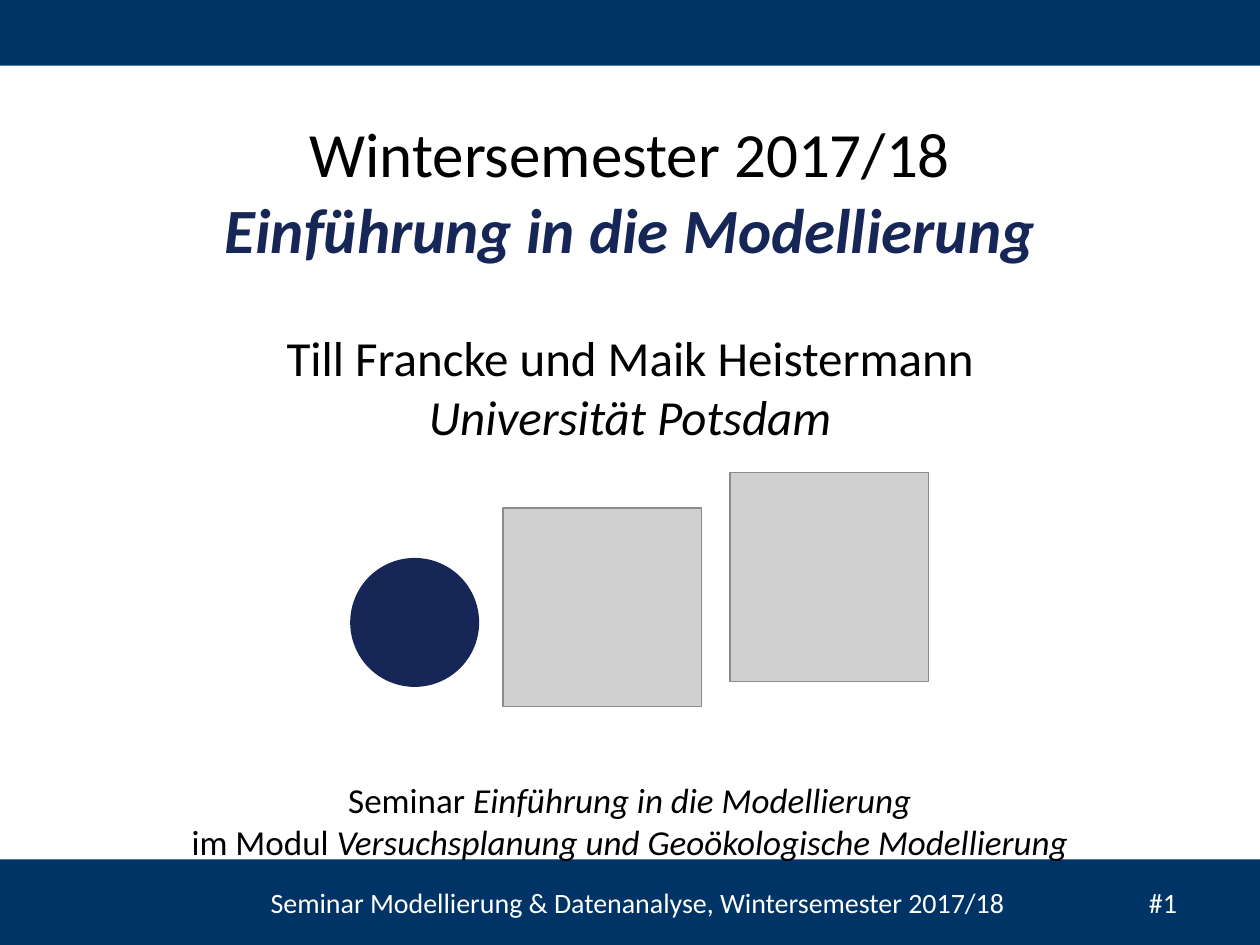
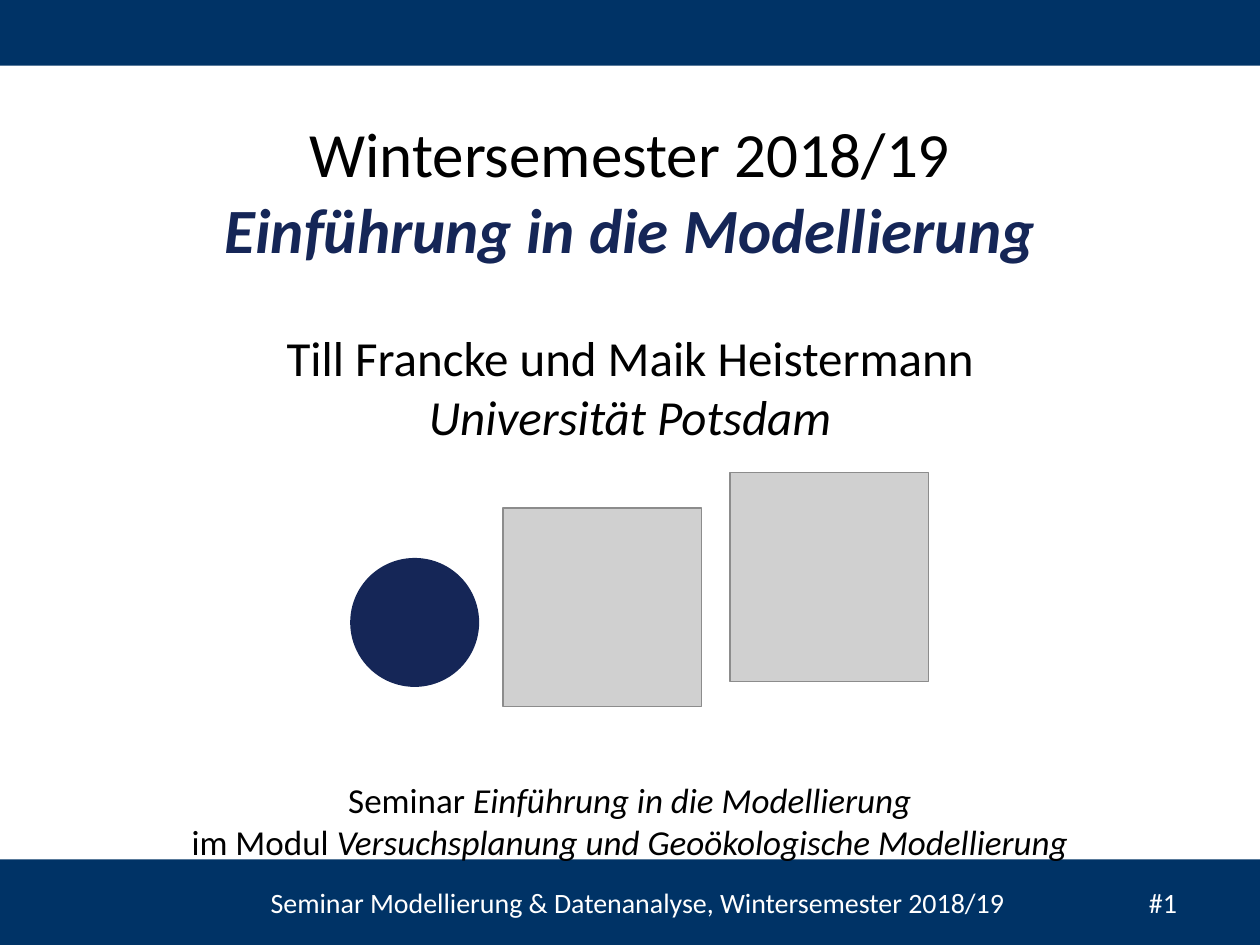
Before and after one commit to heistermann/Einf_Modellierung, a slide deck: slide 1 of Termin_3/folien/Termin_3_Populationsmodelle.pptx. Drawn at 1260x945 pixels with LibreOffice and Linux fonts; fonts in the diff are those of the drawing; grey boxes stand for pictures; background and template pictures are left out. Boxes give left, top, right and bottom in pixels: in the first picture for what was removed or moved away, otherwise in the second. Text is boxed around its words. In the diff, an @@ line names an element or a change of style, - is before the commit and + after.

```diff
--- a/Termin_3/folien/Termin_3_Populationsmodelle.pptx
+++ b/Termin_3/folien/Termin_3_Populationsmodelle.pptx
@@ text at [309,133,950,180]: text changed @@
-Wintersemester 2017/18
+Wintersemester 2018/19
@@ text at [271,893,1177,918]: text changed @@
-Seminar Modellierung & Datenanalyse, Wintersemester 2017/18 #1
+Seminar Modellierung & Datenanalyse, Wintersemester 2018/19 #1
```
Also in this commit, not shown: 2 other slides changed, 1 other file.
